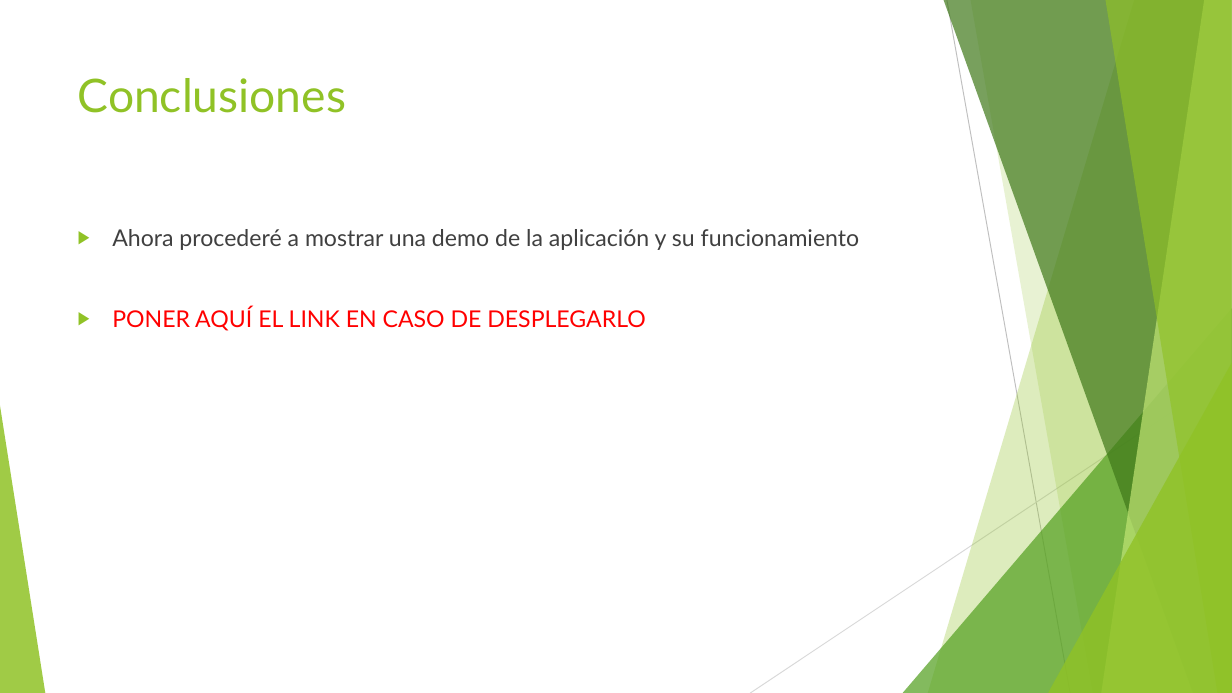
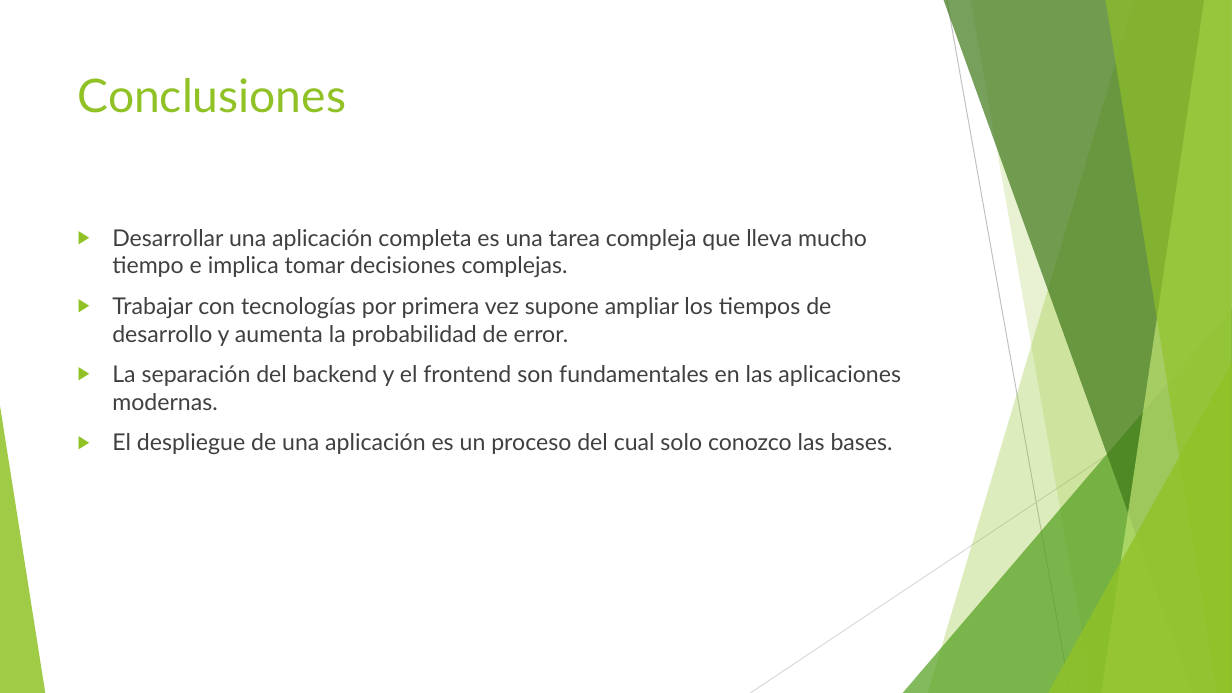
Before and after one commit to AlVelRap/dietario, a slide deck: slide 18 of Presentacion y memorias/Gestor de Dietas.pptx (slide 10 before the commit). Drawn at 1232x693 pixels with LibreOffice and Linux fonts; fonts in the diff are those of the drawing. Boxes give left, top, right and bottom in pixels: in the first picture for what was removed or moved away, otherwise in the second. Text is boxed around its words. In the diff, an @@ line names an element or a change of style, - is before the commit and + after.

```diff
--- a/Presentacion y memorias/Gestor de Dietas.pptx
+++ b/Presentacion y memorias/Gestor de Dietas.pptx
@@ text at box(112, 229, 901, 454): text changed @@
-▶ Ahora procederé a mostrar una demo de la aplicación y su funcionamiento
-▶ PONER AQUÍ EL LINK EN CASO DE DESPLEGARLO
+▶ Desarrollar una aplicación completa es una tarea compleja que lleva mucho tiempo e implica tomar decisiones complejas.
+▶ Trabajar con tecnologías por primera vez supone ampliar los tiempos de desarrollo y aumenta la probabilidad de error.
+▶ La separación del backend y el frontend son fundamentales en las aplicaciones modernas.
+▶ El despliegue de una aplicación es un proceso del cual solo conozco las bases.
```
Also in this commit, not shown: 5 other slides changed, 9 slides added, 5 other files.
